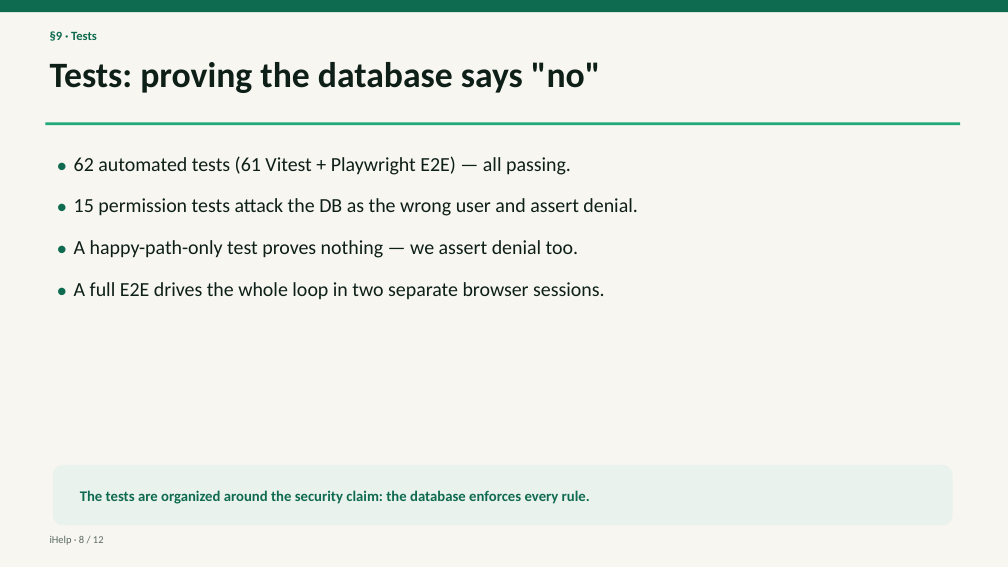
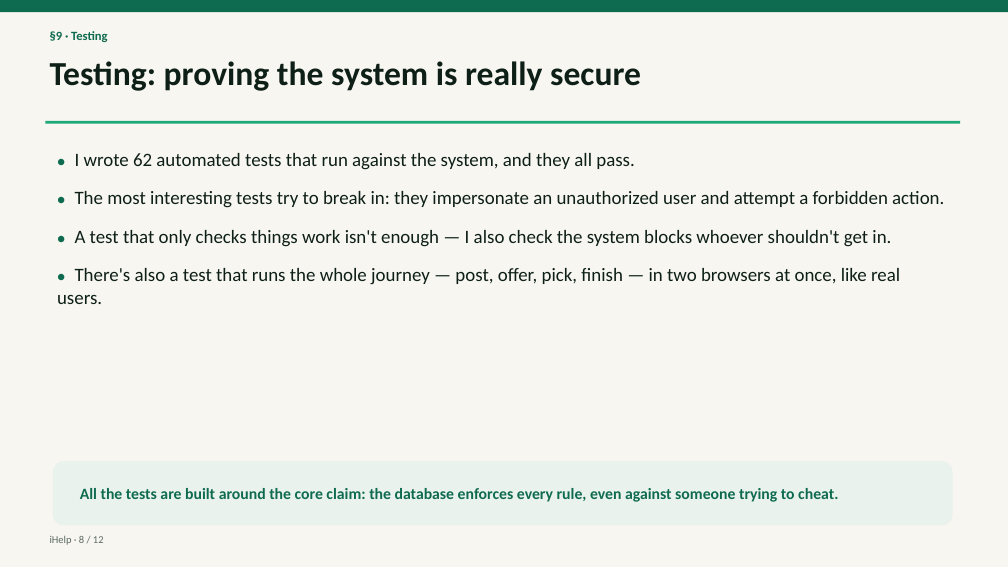
Before and after one commit to YuvGev00/ihelp, a slide deck: slide 8 of submission/en/iHelp-presentation.pptx. Drawn at 1008x567 pixels with LibreOffice and Linux fonts; fonts in the diff are those of the drawing. Boxes give left, top, right and bottom in pixels: in the first picture for what was removed or moved away, otherwise in the second. Text is boxed around its words. In the diff, an @@ line names an element or a change of style, - is before the commit and + after.

```diff
--- a/submission/en/iHelp-presentation.pptx
+++ b/submission/en/iHelp-presentation.pptx
@@ text at bbox=[50, 31, 107, 42]: text changed @@
-§9 · Tests
+§9 · Testing
@@ text at bbox=[50, 61, 641, 91]: text changed; size 34 to 32 pt @@
-Tests: proving the database says "no"
+Testing: proving the system is really secure
@@ text at bbox=[57, 153, 944, 304]: text changed; size 19 to 18 pt @@
-● 62 automated tests (61 Vitest + Playwright E2E) — all passing.
-● 15 permission tests attack the DB as the wrong user and assert denial.
-● A happy-path-only test proves nothing — we assert denial too.
-● A full E2E drives the whole loop in two separate browser sessions.
+● I wrote 62 automated tests that run against the system, and they all pass.
+● The most interesting tests try to break in: they impersonate an unauthorized user and attempt a forbidden action.
+● A test that only checks things work isn't enough — I also check the system blocks whoever shouldn't get in.
+● There's also a test that runs the whole journey — post, offer, pick, finish — in two browsers at once, like real users.
@@ rounded rectangle: place and size @@
-rounded rectangle at bbox=[53, 465, 953, 526]
+rounded rectangle at bbox=[53, 461, 953, 526]
@@ text at bbox=[80, 488, 838, 502]: text changed; size 14 to 15 pt @@
-The tests are organized around the security claim: the database enforces every rule.
+All the tests are built around the core claim: the database enforces every rule, even against someone trying to cheat.
```
Also in this commit, not shown: 10 other slides changed, 1 slide added, 1 slide removed, 1 other file.
